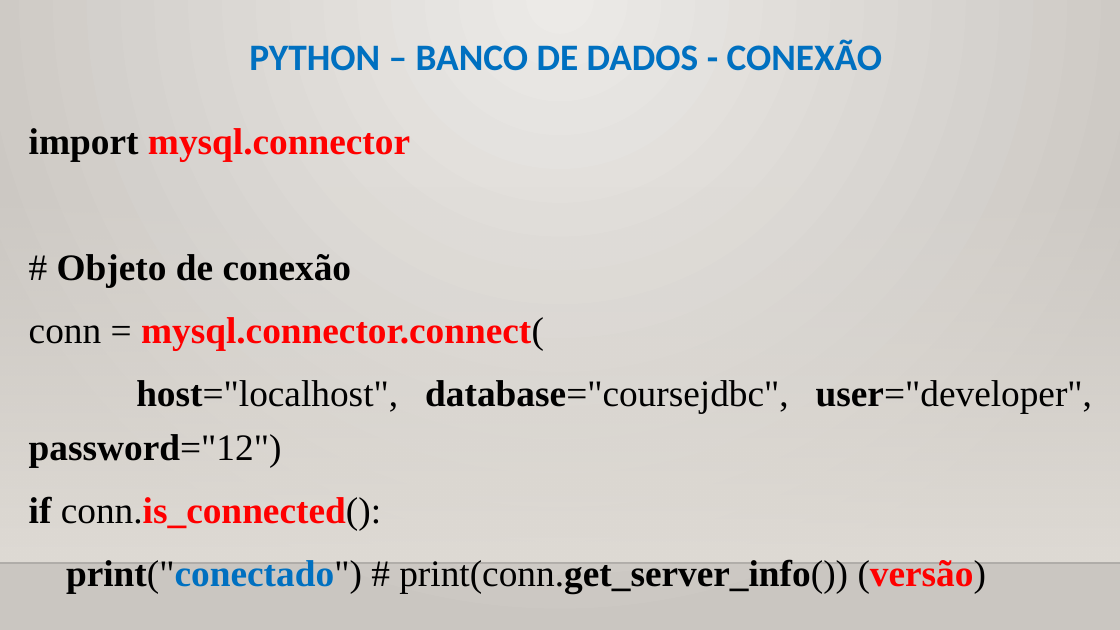
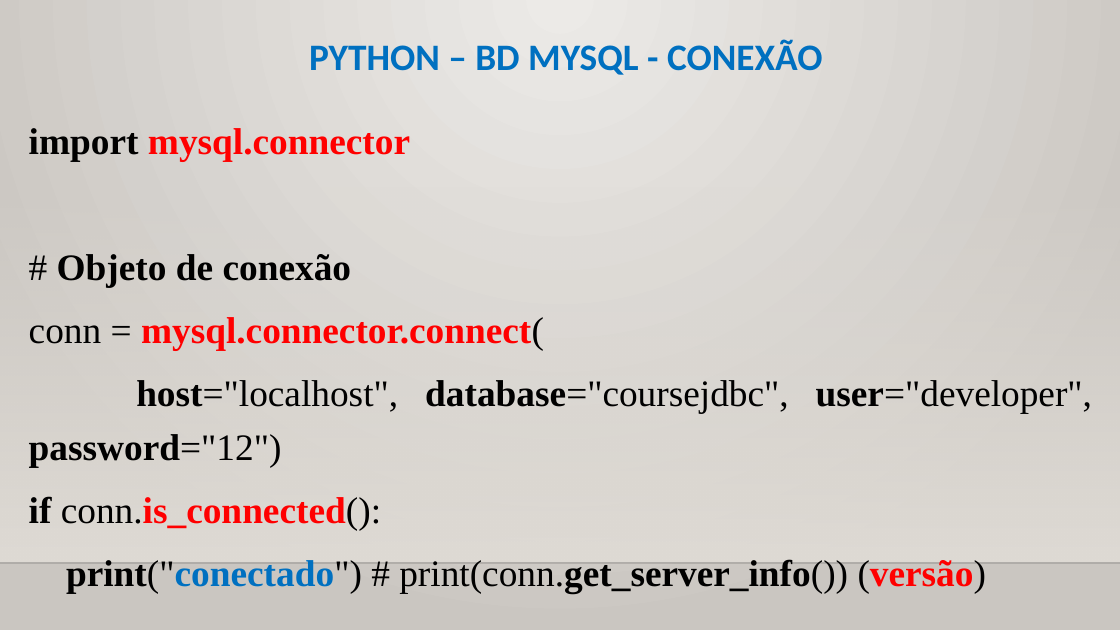
Before and after one commit to CloudEducationBrazil/WydenUniRuyPythonRAD, a slide deck: slide 6 of 01 Classes/Aula 12, 13 RAD Python - Banco de Dados.pptx. Drawn at 1120x630 pixels with LibreOffice and Linux fonts; fonts in the diff are those of the drawing; background and template pictures are left out. Boxes give left, top, right and bottom in pixels: in the first picture for what was removed or moved away, otherwise in the second. Text is boxed around its words. In the diff, an @@ line names an element or a change of style, - is before the commit and + after.

```diff
--- a/01 Classes/Aula 12, 13 RAD Python - Banco de Dados.pptx
+++ b/01 Classes/Aula 12, 13 RAD Python - Banco de Dados.pptx
@@ title at bbox=[309, 39, 822, 75]: text changed @@
-PYTHON – BANCO DE DADOS - CONEXÃO
+PYTHON – BD MYSQL - CONEXÃO
```
Also in this commit, not shown: 4 other slides changed, 6 slides added.
